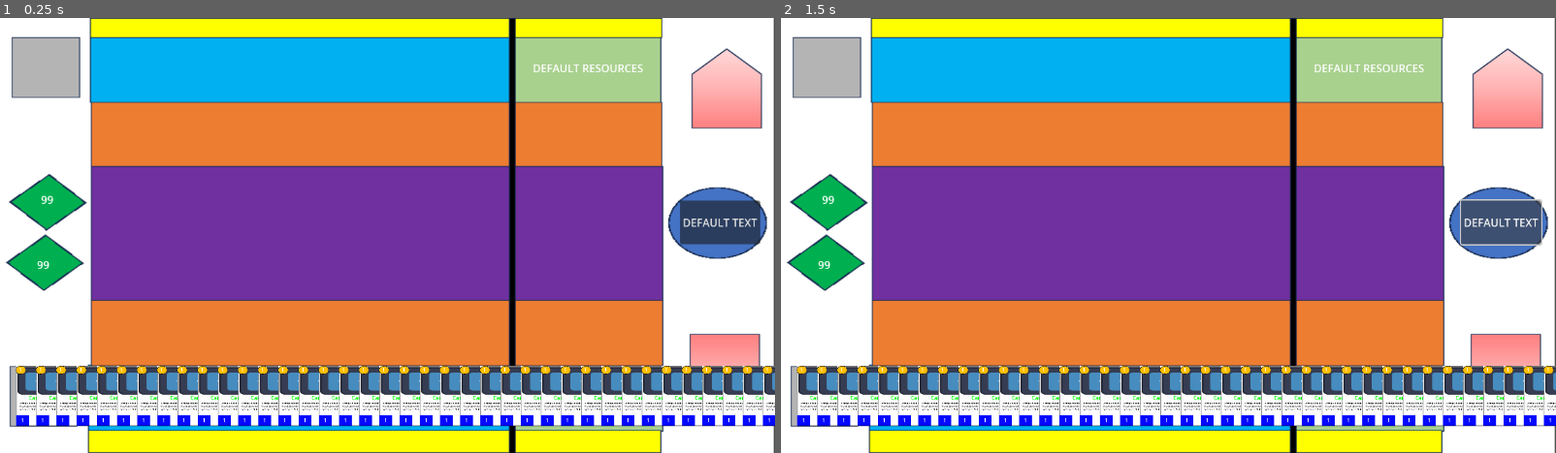
Above: before the commit, frames 1-2 (left to right).
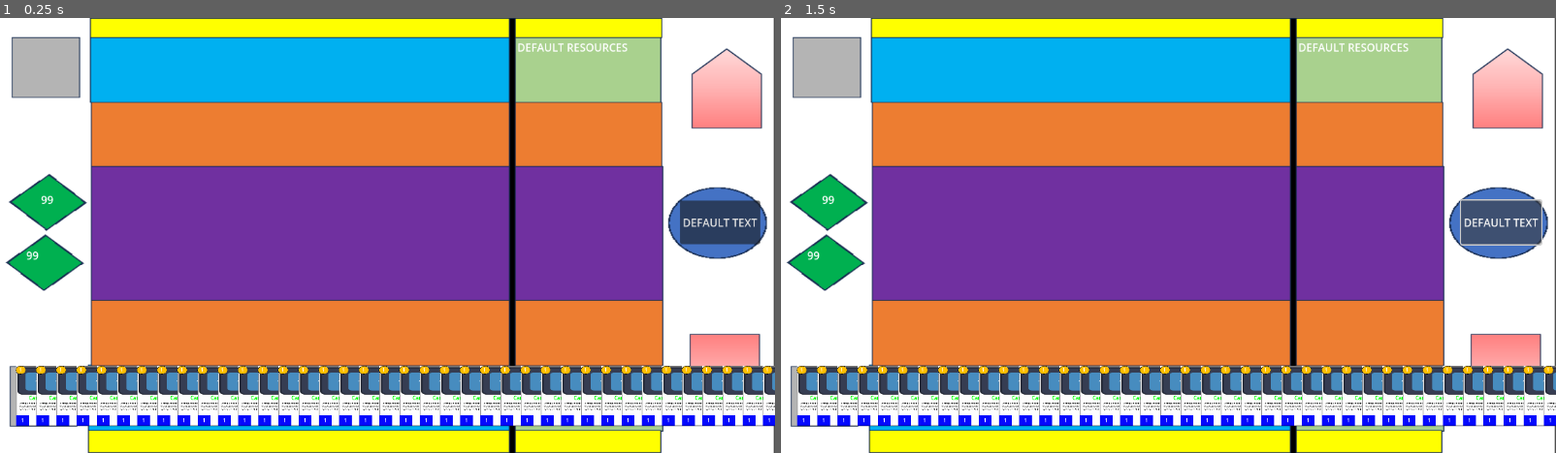
Above: after the commit, the same moments.

Repository: conhop30/Gemheart-2.0
Game: Godot game, scene res://Screens/Game/game.tscn
The game is run twice, just before and just after one commit, with the same random seed, the same clock (stepped at 60 frames per second) and the same inputs. The engine's default icon, where the game draws it, is replaced by a stand-in: a white triangle on a blue panel in a dark square.
Inputs:
- Up to frame 1 (0.25 s): no input
- Up to frame 2 (1.5 s): click "DEFAULT TEXT" at 0.5 s; click "DEFAULT TEXT" at 1.25 s

The runs differ from the first frame. In frame 1, 0.3% of the frame differs, in the area x 3-83%, y 5-58%; in frame 2, 0.3%.
Error before the commit: Parse Error: Function "get_global_mouse_position()" not found in base self. (res://Shared/card.gd:77)
Error after the commit: Invalid call. Nonexistent function 'get_global_rect' in base 'Node2D (deck.gd)'. (res://Shared/player.gd:71)

Commit message:
Added incomplete dragging code
Focused on player.gd controlling all drag logic.

Diff:
--- a/Screens/Game/game.tscn
+++ b/Screens/Game/game.tscn
@@ -1,8 +1,10 @@
-[gd_scene load_steps=5 format=3 uid="uid://bw7puf3jsxgly"]
+[gd_scene load_steps=7 format=3 uid="uid://bw7puf3jsxgly"]
 
 [ext_resource type="Script" path="res://Screens/Game/game.gd" id="1_tm6v3"]
 [ext_resource type="Texture2D" uid="uid://d0iwobl2gc1r1" path="res://Assets/gemheartBoardBeta.png" id="2_e1c7f"]
+[ext_resource type="Script" path="res://Shared/player.gd" id="3_5beh6"]
 [ext_resource type="Script" path="res://Shared/deck.gd" id="3_30u8r"]
+[ext_resource type="Script" path="res://Shared/pile.gd" id="4_eqtxn"]
 
 [sub_resource type="RectangleShape2D" id="RectangleShape2D_bqk7p"]
 size = Vector2(612, 83)
@@ -25,40 +27,6 @@
 offset_bottom = 0.299988
 texture = ExtResource("2_e1c7f")
 
-[node name="HealthNorth" type="Label" parent="Board"]
-layout_mode = 2
-anchor_left = 0.039
-anchor_top = 0.378
-anchor_right = 0.085
-anchor_bottom = 0.457
-offset_left = -0.00600052
-offset_top = 0.299988
-offset_right = -0.090004
-offset_bottom = -0.0500183
-text = "99"
-horizontal_alignment = 1
-vertical_alignment = 1
-
-[node name="HealthSouth" type="Label" parent="Board"]
-layout_mode = 2
-anchor_left = 0.034
-anchor_top = 0.526
-anchor_right = 0.08
-anchor_bottom = 0.605
-offset_left = -0.236004
-offset_top = 0.0999756
-offset_right = -0.320007
-offset_bottom = -0.25
-text = "99"
-horizontal_alignment = 1
-vertical_alignment = 1
-
-[node name="DeckNorth" type="Node2D" parent="Board"]
-script = ExtResource("3_30u8r")
-
-[node name="DeckSouth" type="Node2D" parent="Board"]
-script = ExtResource("3_30u8r")
-
 [node name="ActionButton" type="Button" parent="Board"]
 layout_mode = 0
 offset_left = 1011.0
@@ -67,79 +35,123 @@
 offset_bottom = 337.0
 text = "DEFAULT TEXT"
 
-[node name="ResourcesNorth" type="Label" parent="Board"]
-layout_mode = 1
+[node name="HealthNorth" type="Label" parent="."]
+anchors_preset = -1
+anchor_left = 0.039
+anchor_top = 0.378
+anchor_right = 0.085
+anchor_bottom = 0.457
+offset_left = 0.0719948
+offset_top = 1.05598
+offset_right = -0.0120087
+offset_bottom = 0.705994
+text = "99"
+horizontal_alignment = 1
+vertical_alignment = 1
+
+[node name="PlayerNorth" type="Node2D" parent="."]
+script = ExtResource("3_5beh6")
+
+[node name="Bench" type="Area2D" parent="PlayerNorth"]
+position = Vector2(444, 81)
+script = ExtResource("4_eqtxn")
+metadata/_edit_group_ = true
+
+[node name="CollisionShape2D" type="CollisionShape2D" parent="PlayerNorth/Bench"]
+position = Vector2(1, -5.5)
+shape = SubResource("RectangleShape2D_bqk7p")
+
+[node name="Ramp" type="Area2D" parent="PlayerNorth"]
+position = Vector2(446, 180)
+script = ExtResource("4_eqtxn")
+metadata/_edit_group_ = true
+
+[node name="CollisionShape2D" type="CollisionShape2D" parent="PlayerNorth/Ramp"]
+position = Vector2(1, -5.5)
+shape = SubResource("RectangleShape2D_bqk7p")
+
+[node name="RampEcoNorth" type="Area2D" parent="PlayerNorth"]
+position = Vector2(1076, 177)
+script = ExtResource("4_eqtxn")
+metadata/_edit_group_ = true
+
+[node name="CollisionShape2D" type="CollisionShape2D" parent="PlayerNorth/RampEcoNorth"]
+position = Vector2(1, -5.5)
+shape = SubResource("RectangleShape2D_bqk7p")
+
+[node name="ResourcesNorth" type="Label" parent="PlayerNorth"]
 anchors_preset = -1
 anchor_left = 0.666
 anchor_top = 0.049
 anchor_right = 0.85
 anchor_bottom = 0.183
-offset_left = 0.435974
-offset_top = 0.149998
-offset_right = 0.0999756
-offset_bottom = 0.0499878
+offset_left = 769.0
+offset_top = 32.0
+offset_right = 934.0
+offset_bottom = 55.0
 text = "DEFAULT RESOURCES"
 horizontal_alignment = 1
 vertical_alignment = 1
 
-[node name="ResourcesSouth" type="Label" parent="Board"]
-layout_mode = 1
+[node name="Deck" type="Node2D" parent="PlayerNorth"]
+script = ExtResource("3_30u8r")
+
+[node name="PlayerSouth" type="Node2D" parent="."]
+script = ExtResource("3_5beh6")
+
+[node name="Bench" type="Area2D" parent="PlayerSouth"]
+position = Vector2(445, 567)
+script = ExtResource("4_eqtxn")
+metadata/_edit_group_ = true
+
+[node name="CollisionShape2D" type="CollisionShape2D" parent="PlayerSouth/Bench"]
+shape = SubResource("RectangleShape2D_bqk7p")
+
+[node name="Ramp" type="Area2D" parent="PlayerSouth"]
+position = Vector2(446, 476)
+script = ExtResource("4_eqtxn")
+metadata/_edit_group_ = true
+
+[node name="CollisionShape2D" type="CollisionShape2D" parent="PlayerSouth/Ramp"]
+position = Vector2(1, -5.5)
+shape = SubResource("RectangleShape2D_bqk7p")
+
+[node name="RampEcoSouth" type="Area2D" parent="PlayerSouth"]
+position = Vector2(1077, 476)
+script = ExtResource("4_eqtxn")
+metadata/_edit_group_ = true
+
+[node name="CollisionShape2D" type="CollisionShape2D" parent="PlayerSouth/RampEcoSouth"]
+position = Vector2(1, -5.5)
+shape = SubResource("RectangleShape2D_bqk7p")
+
+[node name="ResourcesSouth" type="Label" parent="PlayerSouth"]
 anchors_preset = -1
 anchor_left = 0.666
 anchor_top = 0.803
 anchor_right = 0.848
 anchor_bottom = 0.937
-offset_left = -1.56403
-offset_top = 0.0499878
-offset_right = 0.407959
-offset_bottom = -0.0500488
+offset_left = 767.0
+offset_top = 522.0
+offset_right = 932.0
+offset_bottom = 545.0
 text = "DEFAULT RESOURCES"
 horizontal_alignment = 1
 vertical_alignment = 1
 
-[node name="BenchNorth" type="Area2D" parent="Board"]
-position = Vector2(444, 81)
-metadata/_edit_group_ = true
+[node name="HealthSouth" type="Label" parent="PlayerSouth"]
+anchors_preset = -1
+anchor_left = 0.034
+anchor_top = 0.526
+anchor_right = 0.08
+anchor_bottom = 0.605
+offset_left = 39.0
+offset_top = 342.0
+offset_right = 58.0
+offset_bottom = 365.0
+text = "99"
+horizontal_alignment = 1
+vertical_alignment = 1
 
-[node name="BenchNorthCollision" type="CollisionShape2D" parent="Board/BenchNorth"]
-position = Vector2(1, -5.5)
-shape = SubResource("RectangleShape2D_bqk7p")
-
-[node name="BenchSouth" type="Area2D" parent="Board"]
-position = Vector2(445, 567)
-metadata/_edit_group_ = true
-
-[node name="BenchSouthCollision" type="CollisionShape2D" parent="Board/BenchSouth"]
-shape = SubResource("RectangleShape2D_bqk7p")
-
-[node name="RampNorth" type="Area2D" parent="Board"]
-position = Vector2(446, 180)
-metadata/_edit_group_ = true
-
-[node name="RampNorthCollision" type="CollisionShape2D" parent="Board/RampNorth"]
-position = Vector2(1, -5.5)
-shape = SubResource("RectangleShape2D_bqk7p")
-
-[node name="RampSouth" type="Area2D" parent="Board"]
-position = Vector2(446, 476)
-metadata/_edit_group_ = true
-
-[node name="RampSouthCollision" type="CollisionShape2D" parent="Board/RampSouth"]
-position = Vector2(1, -5.5)
-shape = SubResource("RectangleShape2D_bqk7p")
-
-[node name="RampEcoNorth" type="Area2D" parent="Board"]
-position = Vector2(1076, 177)
-metadata/_edit_group_ = true
-
-[node name="RampEcoNorthCollision" type="CollisionShape2D" parent="Board/RampEcoNorth"]
-position = Vector2(1, -5.5)
-shape = SubResource("RectangleShape2D_bqk7p")
-
-[node name="RampEcoSouth" type="Area2D" parent="Board"]
-position = Vector2(1077, 476)
-metadata/_edit_group_ = true
-
-[node name="RampEcoNorthCollision" type="CollisionShape2D" parent="Board/RampEcoSouth"]
-position = Vector2(1, -5.5)
-shape = SubResource("RectangleShape2D_bqk7p")
+[node name="Deck" type="Node2D" parent="PlayerSouth"]
+script = ExtResource("3_30u8r")
--- a/Shared/card.gd
+++ b/Shared/card.gd
@@ -6,7 +6,7 @@
 	- Provide how a given card can interact with others
 """
 
-extends Node
+extends Sprite2D
 
 const Keywords = preload("res://Shared/keywords.gd")
 const Sources  = preload("res://Shared/sources.gd" )
@@ -21,9 +21,8 @@
 var _source   = Sources.Sources.NONE
 var _effect   # Effect
 var _art      # Generated in _ready()
-
-var dragging = false      # Draggin section
-var offset = Vector2.ZERO
+var _pile
+var _piles = []
 
 """ METHODS """
 ##########################
@@ -46,20 +45,24 @@
 	_health = new_health
 func set_keywords(new_keywords):
 	_keywords = new_keywords
+func set_pile(new_pile):
+	_pile = new_pile
 
 # Called when the node enters the scene tree for the first time.
 # TODO - QUESTION: Would this act as a constructor?
 func _ready() -> void:
-	# Generate the art
-	#_art = $Art
-	#var _art_load = load("res://Assets/filler.jpg").get_data()
-	#_art.create_from_image(_art_load)
-	pass
+	init_card()
 
 # Called every frame. 'delta' is the elapsed time since the previous frame.
 # TODO - QUESTION: Use this for drawing effects?
 func _process(delta: float) -> void:
 	pass
+
+func init_card():
+	pass
+
+func possible_piles():
+	return _piles
 
 # Checks living condition
 func is_dead():
@@ -69,24 +72,6 @@
 		_health = 0
 		return true
 
-# Dragging a card
-func _input(event):
-	if event is InputEventMouseButton:
-		if event.button_index == MOUSE_BUTTON_LEFT:
-			if event.pressed:
-				var global_mouse_position = get_global_mouse_position()
-				if (global_mouse_position  - global_position).length <= texture.get_size().length() / 2:
-					dragging = true
-					offset = global_position - global_mouse_position
-				else:
-					dragging = false
-	elif event is InputEventMouseMotion and dragging:
-		global_position = get_global_mouse_position() + offset
-
-# The card hits something
-func strike():
-	pass
-
 # Activate the card's effect
 func effect():
 	pass
--- a/Shared/pile.gd
+++ b/Shared/pile.gd
@@ -4,17 +4,64 @@
 	Specifically, accepting and rejecting cards.
 """
 
-extends Node
+extends Area2D
 
 """ CONSTANTS """
 var MAX_SIZE = 6
+@onready var collision_shape = $CollisionShape2D
 
 """ ATTRIBUTES """
 var pile = []
+# Set allowed card types if this pile has restrictions
+var allowed_card_types = []
 
 """ METHODS """
+func _ready() -> void:
+	pass
+
+func _process(delta: float) -> void:
+	pass
+
 func pile_size() -> int:
 	return pile.size()
 
-func add_card(card) -> void:
-	pass
+func add_card(card: Sprite2D):
+	# Add the card as a child of the pile if allowed
+	if can_accept_card(card):
+		add_child(card)
+		card.set_pile(self.name)
+		card.position = get_stack_position()
+		print("Added card:", card.name, "to pile:", self.name)
+	else:
+		print("Pile:", self.name, "cannot accept card:", card.name)
+
+func can_accept_card(card: Node) -> bool:
+	# Check if the card can be added based on allowed types
+	if allowed_card_types.empty():
+		return true  # Accept any card if no restrictions
+	return true
+
+func get_stack_position() -> Vector2:
+	# Calculate a new position for stacking cards
+	var offset = Vector2(randf() * 5, randf() * 5)
+	return Vector2(0, 0) + offset  # Adjust based on stacking style
+
+func remove_card(card: Node2D):
+	# Remove the card from this pile's children
+	if card in get_children():
+		remove_child(card)
+		print("Removed card:", card.name, "from pile:", self.name)
+
+func get_card_at_position(position: Vector2) -> Node:
+	# Return the topmost card at the given position within the pile
+	for card in $root.get_children():
+		if card.global_position.distance_to(position) < card.size:
+			return card
+	return null
+
+func get_global_rect() -> Rect2:
+	# Calculate the global bounds of the pile using the collision shape
+	var shape = collision_shape.shape
+	if shape is RectangleShape2D:
+		return Rect2(global_position - shape.extents, shape.extents * 2)
+	return Rect2()  # Adjust as needed if using a different shape type
--- a/Shared/player.gd
+++ b/Shared/player.gd
@@ -3,14 +3,71 @@
 Responsible for controlling card movement.
 """
 
-extends Node
+extends Node2D
 
+# References to the child nodes representing each pile
+@onready var bench = $Bench
+@onready var ramp = $Ramp
+@onready var deck = $Deck
 
-# Called when the node enters the scene tree for the first time.
-func _ready() -> void:
-	# Setup piles
-	pass
+var selected_card = null  # Store the currently selected card
+var original_pile = null  # Store the original pile the card came from
+var is_dragging = false   # Track if the player is currently dragging a card
+var turn_active = true
 
-# Called every frame. 'delta' is the elapsed time since the previous frame.
-func _process(delta: float) -> void:
-	pass
+func _input(event):
+	if turn_active:  # Only respond to input if it's this player's turn
+		if event is InputEventMouseButton:
+			if event.pressed:
+				on_mouse_down(event)
+			else:
+				on_mouse_up()
+		elif event is InputEventMouseMotion and is_dragging and selected_card:
+			# Update card position while dragging
+			on_mouse_drag(event)
+
+func on_mouse_down(event):
+	# Check if we're pressing on a card to start dragging
+	var mouse_position = get_global_mouse_position()
+	var pile = _get_pile_at_position(mouse_position)
+	if pile:
+		selected_card = pile.get_card_at_position(mouse_position)
+		if selected_card:
+			original_pile = pile
+			is_dragging = true  # Set dragging flag to true
+			selected_card.start_dragging()  # Optional: change appearance for dragging
+			print("Started dragging card:", selected_card.name, "from pile:", pile.name)
+
+func on_mouse_drag(event):
+	# Update the selected card's position to follow the mouse
+	if selected_card:
+		selected_card.global_position = get_global_mouse_position()
+		print("Dragging card to position:", selected_card.global_position)
+
+func on_mouse_up():
+	# Check if we are releasing a dragged card
+	if selected_card:
+		var mouse_position = get_global_mouse_position()
+		var target_pile = _get_pile_at_position(mouse_position)
+		if target_pile and target_pile != original_pile:
+			if target_pile.can_accept_card(selected_card):
+				original_pile.remove_card(selected_card)
+				target_pile.add_card(selected_card)
+				selected_card.set_pile(target_pile.name)
+				print("Dropped card:", selected_card.name, "onto pile:", target_pile.name)
+			else:
+				print("Target pile cannot accept this card")
+		else:
+			print("No valid target pile or same pile selected")
+		# Reset dragging state and selection after moving
+		selected_card.stop_dragging()  # Optional: reset appearance
+		selected_card = null
+		original_pile = null
+		is_dragging   = false
+
+func _get_pile_at_position(position: Vector2) -> Node:
+	# Iterate over each pile and check if the card overlaps it
+	for pile in [bench, ramp, deck]:
+		if pile.get_global_rect().has_point(position):
+			return pile
+	return null
